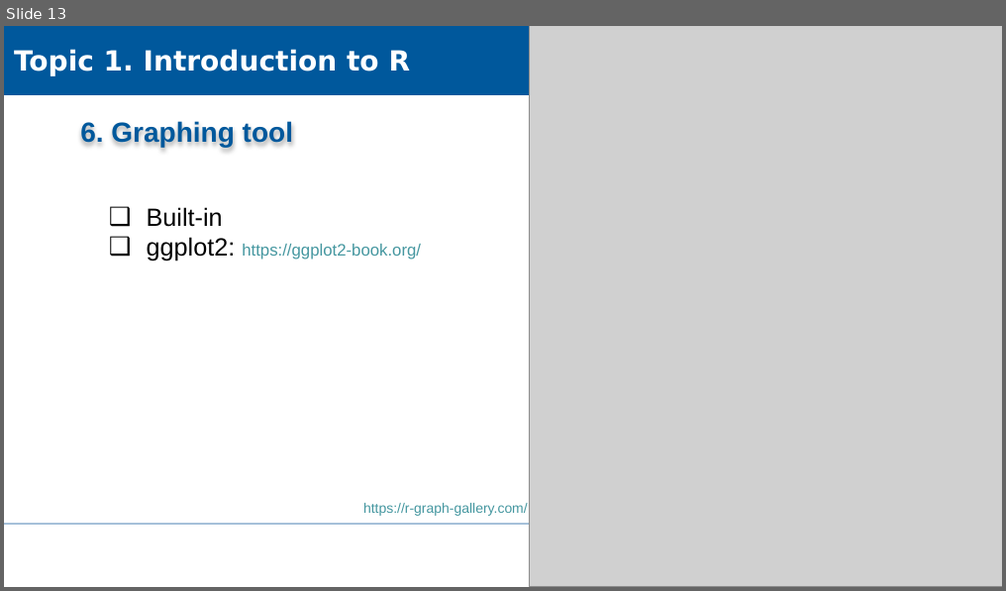
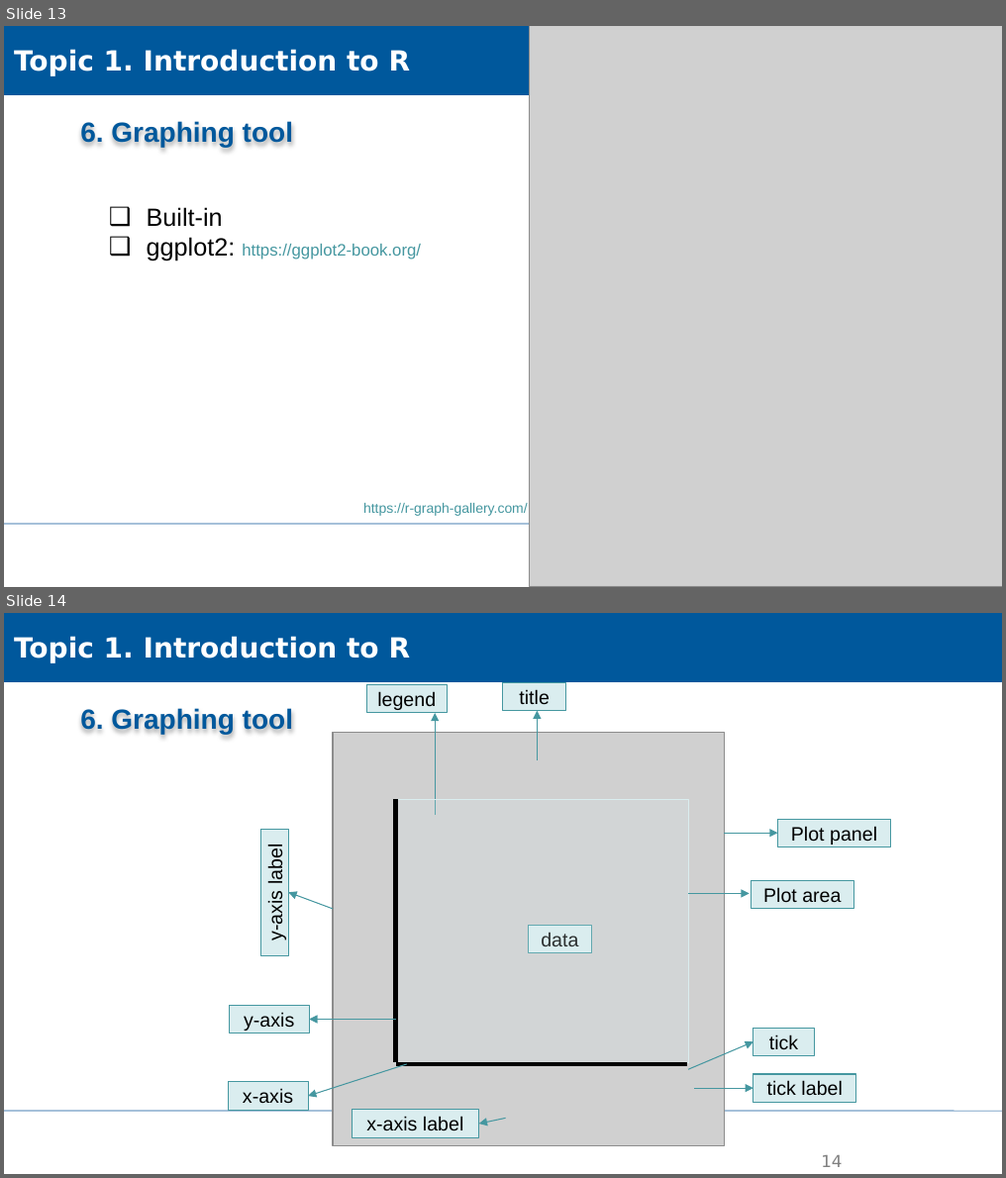
Before and after one commit to XiaoxiangGuanGFZ/FloodRiskSeminar, a slide deck: slides/FRS_exercise_R.pptx. Shown one above the other, each under a label of ours: slide 13 before the commit, slides 13 and 14 after it. The pictures are 1006x591 and 1006x1178 pixels, drawn with LibreOffice and Linux fonts; fonts in the diff are those of the drawing; grey boxes stand for pictures; background and template pictures are left out. Boxes give left, top, right and bottom in pixels: in the first picture for what was removed or moved away, otherwise in the second. Text is boxed around its words. In the diff, an @@ line names an element or a change of style, - is before the commit and + after.

```diff
--- a/slides/FRS_exercise_R.pptx
+++ b/slides/FRS_exercise_R.pptx
@@ slide 14 added at (4, 613, 1002, 1174), background #FFFFFF; not listed: 1 template element that a slide beside it also shows @@
@@ rectangle added at (4, 613, 1002, 682), fill #00589C, outline #00589C 0.75 pt, 20 pt, text #FFFFFF, bold @@
+Topic 1. Introduction to R
@@ rectangle added at (503, 683, 566, 711), fill #DAEDEF, outline #4597A0 0.75 pt, 14 pt, text #000000 @@
+title
@@ text added at (80, 707, 293, 734), 20 pt, text #00589C, bold @@
+6. Graphing tool
@@ group added at (228, 685, 890, 1146): 11 rectangles, 10 arrows, 2 lines, 1 picture @@
+data
+x-axis
+y-axis
+x-axis label
+tick
+Plot panel
+Plot area
+legend
+tick label
+y-axis label
@@ page number added at (821, 1156, 842, 1167), 12 pt, text #808080 @@
+14
```
Also in this commit, not shown: 1 slide changed, 2 other slides added.
